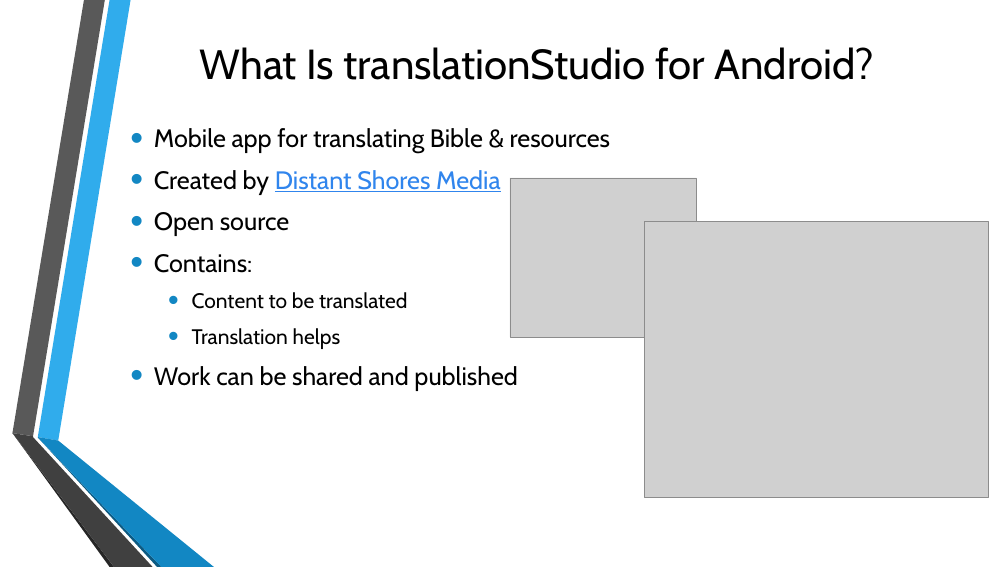
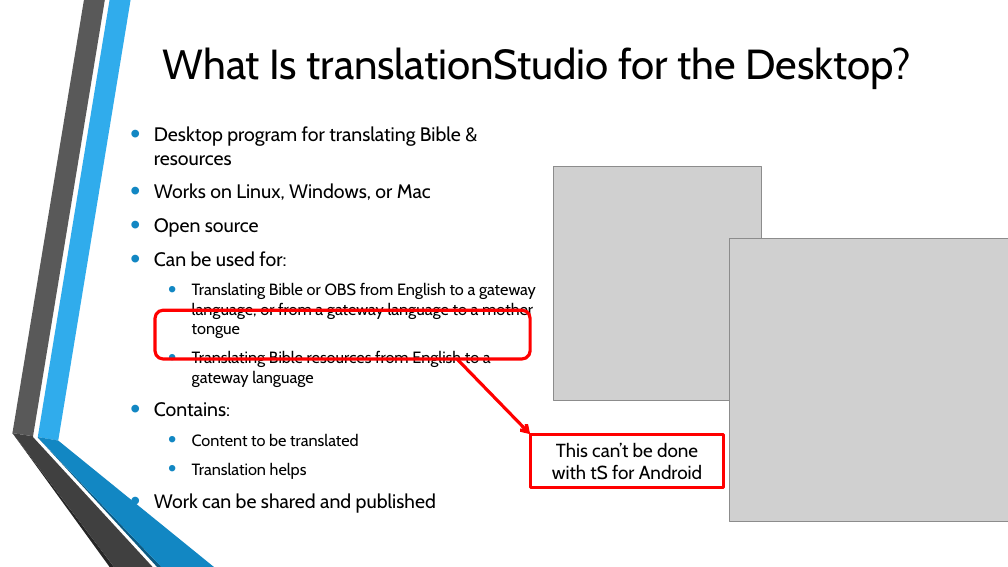
Before and after one commit to unfoldingWord-dev/translationStudio-Info, a slide deck: slide 3 of docs/GetStarted.pptx. Drawn at 1008x567 pixels with LibreOffice and Linux fonts; fonts in the diff are those of the drawing; grey boxes stand for pictures; background and template pictures are left out. Boxes give left, top, right and bottom in pixels: in the first picture for what was removed or moved away, otherwise in the second. Text is boxed around its words. In the diff, an @@ line names an element or a change of style, - is before the commit and + after.

```diff
--- a/docs/GetStarted.pptx
+++ b/docs/GetStarted.pptx
@@ title at (x1=163, y1=47, x2=911, y2=89): text changed @@
-What Is translationStudio for Android?
+What Is translationStudio for the Desktop?
@@ text at (x1=154, y1=126, x2=461, y2=200): text changed; size 24 to 18.6 pt @@
-• Mobile app for translating Bible & resources
-• Created by Distant Shores Media
+• Desktop program for translating Bible & resources
+• Works on Linux, Windows, or Mac
@@ picture removed at (x1=510, y1=178, x2=697, y2=337) @@
@@ picture added at (x1=554, y1=166, x2=761, y2=400) @@
@@ text at (x1=154, y1=218, x2=436, y2=513): size 24 to 18.6 pt in "Open source", "Contains:", "Work can be shared and published"; size 20 to 15.5 pt in "Content to be translated", "Translation helps"; less space between paragraphs @@
@@ picture resized from (x1=644, y1=222, x2=988, y2=498) to (x1=730, y1=239, x2=1008, y2=522) @@
@@ text at (x1=154, y1=251, x2=536, y2=387): paragraphs added @@
+• Can be used for:
+  • Translating Bible or OBS from English to a gateway language, or from a gateway language to a mother tongue
+  • Translating Bible resources from English to a gateway language
@@ rounded rectangle added at (x1=155, y1=310, x2=530, y2=359), outline #FF0000 3 pt @@
@@ arrow added from (457, 359) to (530, 434), #FF0000 3 pt @@
@@ rectangle added at (x1=530, y1=434, x2=724, y2=488), outline #FF0000 3 pt, 18 pt, text #000000 @@
+This can’t be done with tS for Android
```
Also in this commit, not shown: 6 other slides changed, 9 slides added, 2 slides removed, 1 other file.
